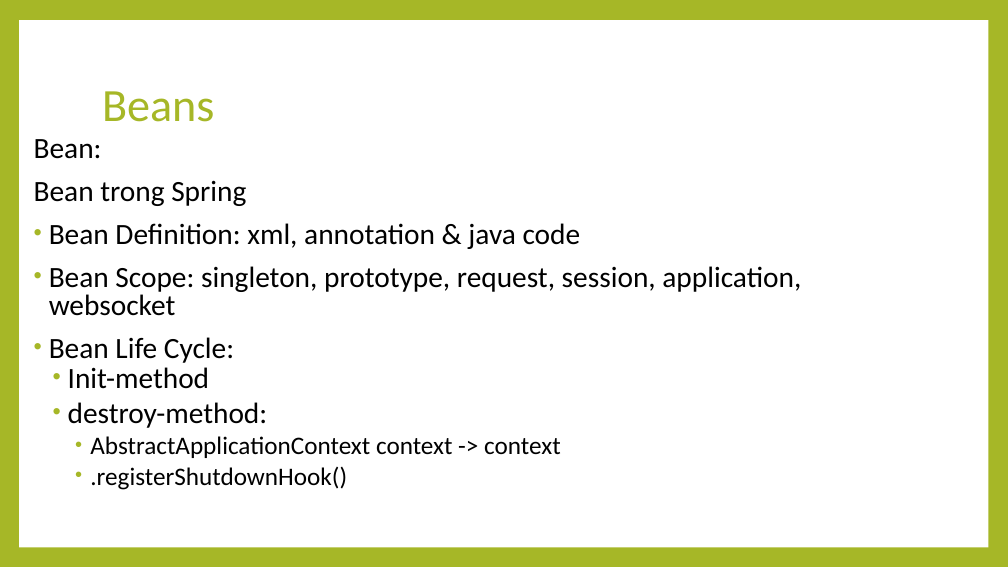
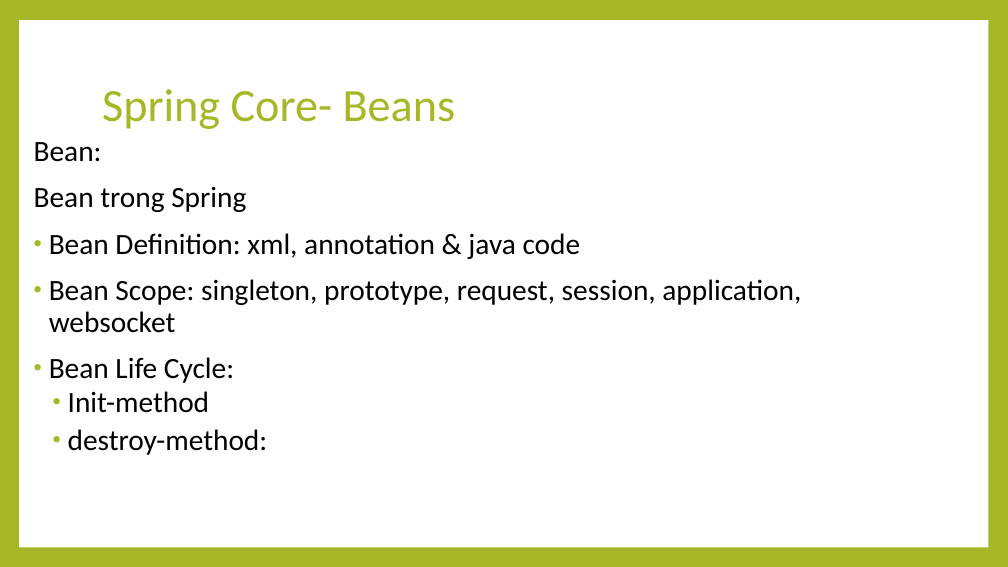
Before and after one commit to thaolt007/spring-doc, a slide deck: slide 7 of Spring.pptx. Drawn at 1008x567 pixels with LibreOffice and Linux fonts; fonts in the diff are those of the drawing. Boxes give left, top, right and bottom in pixels: in the first picture for what was removed or moved away, otherwise in the second. Text is boxed around its words. In the diff, an @@ line names an element or a change of style, - is before the commit and + after.

```diff
--- a/Spring.pptx
+++ b/Spring.pptx
@@ title at box(102, 89, 456, 129): text changed @@
-Beans
+Spring Core- Beans
@@ text "Bean:" at box(34, 142, 801, 455): line spacing 0.8 to 0.9 @@
@@ text at box(90, 436, 560, 490): paragraphs removed @@
-    • AbstractApplicationContext context -> context
-    • .registerShutdownHook()
```
Also in this commit, not shown: 7 other slides changed, 6 slides added, 3 other files.
